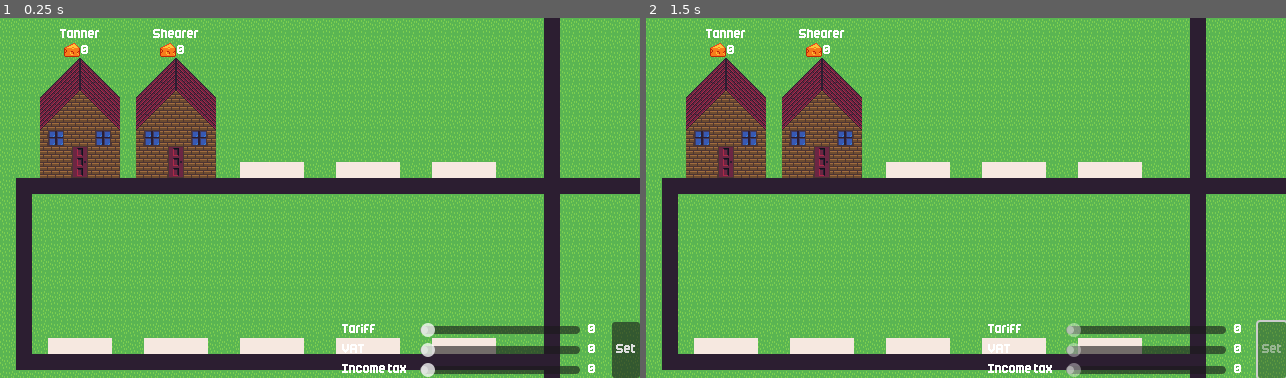
Above: before the commit, frames 1-2 (left to right).
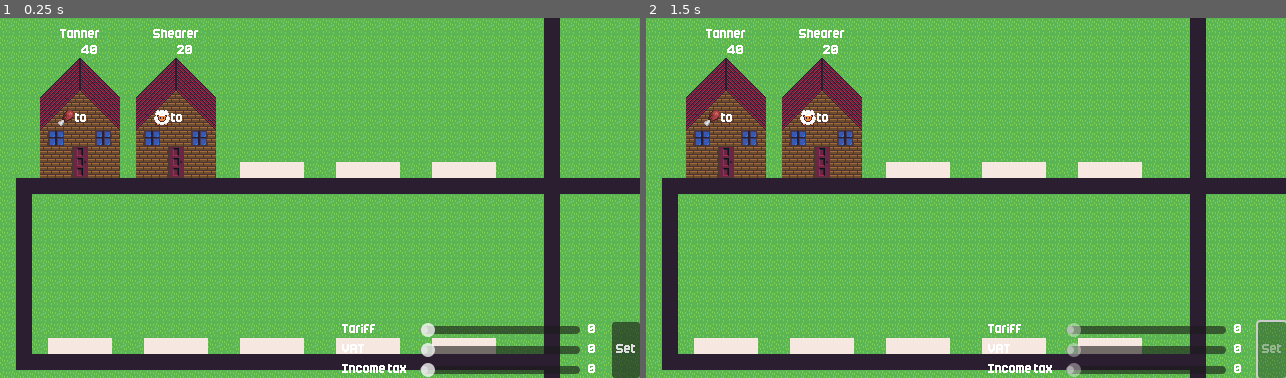
Above: after the commit, the same moments.

Repository: shlomiatia/LD58
Game: Godot game, scene res://Levels/Main.tscn
Same seed, same stepped clock (60 frames per second), same inputs: the game is played once before the commit and once after it.
Inputs:
- Up to frame 1 (0.25 s): no input
- Up to frame 2 (1.5 s): click "Set" at 0.5 s; tap Enter at 1.25 s

The runs differ from the first frame. In frame 1, 0.4% of the frame differs, in the area x 9-30%, y 6-30%; in frame 2, 0.4%.

Commit message:
checkpoint

Diff:
--- a/Entities/Building/Building.tscn
+++ b/Entities/Building/Building.tscn
@@ -26,5 +26,5 @@
 text = "Sheep farm"
 horizontal_alignment = 1
 
-[node name="ResourceLabel" parent="." instance=ExtResource("5_cachm")]
+[node name="ResourcePrice" parent="." instance=ExtResource("5_cachm")]
 position = Vector2(-8, -128)
--- a/Entities/Building/building.gd
+++ b/Entities/Building/building.gd
@@ -1,15 +1,32 @@
 class_name Building extends Node2D
 
-@export var building: BuildingData:
+@export var building_name: String:
     set(value):
-        building = value
-        _update_label()
+        building_name = value
+        _update_building()
+
+var building_data: BuildingData
 
 @onready var label = $Label
+@onready var conversion = $Conversion
+@onready var resource_price = $ResourcePrice
 
 func _ready() -> void:
-    _update_label()
+    _update_building()
 
-func _update_label() -> void:
-    if building and is_node_ready():
-        label.text = building.building_name
+func _update_building() -> void:
+    if building_name && is_node_ready():
+        building_data = BuildingData.get_building(building_name)
+        if building_data:
+            label.text = building_data.building_name
+
+            if building_data.input:
+                conversion.input_resource_name = building_data.input.resource_name
+                conversion.output_resource_name = building_data.output.resource_name
+                conversion.visible = true
+            else:
+                conversion.visible = false
+
+            if building_data.output:
+                resource_price.resource_name = building_data.output.resource_name
+                resource_price.value = building_data.output.cost
--- a/Entities/Conversion/Conversion.tscn
+++ b/Entities/Conversion/Conversion.tscn
@@ -1,9 +1,11 @@
-[gd_scene load_steps=3 format=3 uid="uid://cvsxe0o3w0am4"]
+[gd_scene load_steps=4 format=3 uid="uid://cvsxe0o3w0am4"]
 
+[ext_resource type="Script" path="res://Entities/Conversion/conversion.gd" id="1_5smhx"]
 [ext_resource type="PackedScene" uid="uid://ddkmdxbjpvb03" path="res://Entities/ResourceIcon/ResourceIcon.tscn" id="1_ckbm3"]
 [ext_resource type="Theme" uid="uid://dk74o3jdyxswq" path="res://Entities/Themes/Label.tres" id="2_lehux"]
 
 [node name="Conversion" type="Node2D"]
+script = ExtResource("1_5smhx")
 
 [node name="Input" parent="." instance=ExtResource("1_ckbm3")]
 
--- /dev/null
+++ b/Entities/Conversion/conversion.gd
@@ -0,0 +1,31 @@
+class_name Conversion extends Node2D
+
+@export var input_resource_name: String:
+	set(value):
+		input_resource_name = value
+		_update_input()
+
+@export var output_resource_name: String:
+	set(value):
+		output_resource_name = value
+		_update_output()
+
+var input_resource: ResourceData
+var output_resource: ResourceData
+
+@onready var input_icon = $Input
+@onready var output_icon = $Output
+
+func _ready() -> void:
+	_update_input()
+	_update_output()
+
+func _update_input() -> void:
+	if input_resource_name && is_node_ready():
+		input_resource = ResourceData.get_resource(input_resource_name)
+		input_icon.resource_name = input_resource_name
+
+func _update_output() -> void:
+	if output_resource_name && is_node_ready():
+		output_resource = ResourceData.get_resource(output_resource_name)
+		output_icon.resource_name = output_resource_name
--- a/Entities/ResourceIcon/resource_icon.gd
+++ b/Entities/ResourceIcon/resource_icon.gd
@@ -1 +1,16 @@
-extends Sprite2D
+class_name ResourceIcon extends Sprite2D
+
+@export var resource_name: String:
+	set(value):
+		resource_name = value
+		_update_resource()
+
+var resource_data: ResourceData
+
+func _ready() -> void:
+	_update_resource()
+
+func _update_resource() -> void:
+	if resource_name && is_node_ready():
+		resource_data = ResourceData.get_resource(resource_name)
+		texture = load("res://Textures/" + resource_data.resource_name.to_lower() + ".png")
--- a/Entities/ResourceLabel/resource_label.gd
+++ b/Entities/ResourceLabel/resource_label.gd
@@ -1,11 +1,29 @@
 class_name ResourceLabel extends Node2D
 
+@export var resource_name: String:
+	set(v):
+		resource_name = v
+		_update_resource()
 
-# Called when the node enters the scene tree for the first time.
+@export var value: int = 0:
+	set(v):
+		value = v
+		_update_label()
+
+var resource_data: ResourceData
+
+@onready var resource_icon = $ResourceIcon
+@onready var label = $Label
+
 func _ready() -> void:
-    pass # Replace with function body.
+	_update_resource()
+	_update_label()
 
+func _update_resource() -> void:
+	if resource_name && is_node_ready():
+		resource_data = ResourceData.get_resource(resource_name)
+		resource_icon.resource_name = resource_name
 
-# Called every frame. 'delta' is the elapsed time since the previous frame.
-func _process(delta: float) -> void:
-    pass
+func _update_label() -> void:
+	if is_node_ready():
+		label.text = str(value)
--- a/Entities/Tax/tax.gd
+++ b/Entities/Tax/tax.gd
@@ -1,24 +1,28 @@
 class_name Tax extends HBoxContainer
 
-@export var tax_data: TaxData:
-    set(value):
-        tax_data = value
-        _update_name()
+@export var tax_name: String:
+	set(value):
+		tax_name = value
+		_update_name()
+
+var tax_data: TaxData
 
 @onready var name_label = $Name
 @onready var value_label = $Value
 @onready var slider = $HSlider
 
 func _ready() -> void:
-    _update_name()
-    slider.value_changed.connect(_on_slider_changed)
-    _on_slider_changed(slider.value)
+	_update_name()
+	slider.value_changed.connect(_on_slider_changed)
+	_on_slider_changed(slider.value)
 
 func _update_name() -> void:
-    if tax_data and is_node_ready():
-        name_label.text = tax_data.tax_name
+	if tax_name and is_node_ready():
+		tax_data = TaxData.get_tax(tax_name)
+		if tax_data:
+			name_label.text = tax_data.tax_name
 
 func _on_slider_changed(value: float) -> void:
-    value_label.text = str(int(value))
-    if tax_data:
-        tax_data.value = value
+	value_label.text = str(int(value))
+	if tax_data:
+		tax_data.value = value
--- a/Entities/Taxes/taxes.gd
+++ b/Entities/Taxes/taxes.gd
@@ -9,10 +9,9 @@
 @onready var vbox = $VBoxContainer
 
 func _ready() -> void:
-    var all_taxes = TaxData.get_all_taxes()
-    tariff_tax.tax_data = all_taxes[0]
-    vat_tax.tax_data = all_taxes[1]
-    income_tax.tax_data = all_taxes[2]
+    tariff_tax.tax_name = "Tariff"
+    vat_tax.tax_name = "VAT"
+    income_tax.tax_name = "Income tax"
 
     set_button.pressed.connect(_on_set_button_pressed)
 
--- a/Levels/main.gd
+++ b/Levels/main.gd
@@ -2,8 +2,8 @@
 
 const BUILDING_SCENE := preload("res://Entities/Building/Building.tscn")
 const SLOT_POSITIONS := [
-	Vector2(80, 160), Vector2(176, 160), Vector2(272, 160), Vector2(368, 160), Vector2(464, 160),
-	Vector2(80, 336), Vector2(176, 336), Vector2(272, 336), Vector2(368, 336), Vector2(464, 336)
+    Vector2(80, 160), Vector2(176, 160), Vector2(272, 160), Vector2(368, 160), Vector2(464, 160),
+    Vector2(80, 336), Vector2(176, 336), Vector2(272, 336), Vector2(368, 336), Vector2(464, 336)
 ]
 
 @onready var taxes = $CanvasLayer/Taxes
@@ -25,6 +25,6 @@
 
 func place_building(building_data: BuildingData, slot_index: int) -> void:
     var building_instance = BUILDING_SCENE.instantiate()
-    building_instance.building = building_data
+    building_instance.building_name = building_data.building_name
     building_instance.position = SLOT_POSITIONS[slot_index]
     add_child(building_instance)
--- a/Scripts/building_data.gd
+++ b/Scripts/building_data.gd
@@ -1,4 +1,4 @@
-class_name BuildingData extends Node
+class_name BuildingData
 
 var building_name: String
 var input: ResourceData
@@ -6,6 +6,7 @@
 var tags: Array[ResourceData]
 
 static var _buildings: Array[BuildingData] = []
+static var _building_map: Dictionary = {}
 
 func _init(p_name: String, p_input: ResourceData, p_output: ResourceData, p_tags: Array[ResourceData]):
 	building_name = p_name
@@ -34,4 +35,11 @@
 			BuildingData.new("Tanner", meat, clothes, [sheep, meat, drink]),
 			BuildingData.new("Milkmaid", milk, drink, [sheep, milk, drink])
 		]
+		for building in _buildings:
+			_building_map[building.building_name.to_lower()] = building
 	return _buildings
+
+static func get_building(name: String) -> BuildingData:
+	if _buildings.is_empty():
+		get_all_buildings()
+	return _building_map.get(name.to_lower())
--- a/Scripts/resource_data.gd
+++ b/Scripts/resource_data.gd
@@ -1,5 +1,3 @@
-extends Node
-
 class_name ResourceData
 
 var resource_name: String
--- a/Scripts/tax_data.gd
+++ b/Scripts/tax_data.gd
@@ -1,11 +1,10 @@
-extends Node
-
 class_name TaxData
 
 var tax_name: String
 var value: float
 
 static var _taxes: Array[TaxData] = []
+static var _tax_map: Dictionary = {}
 
 func _init(p_name: String, p_value: float = 0.0):
 	tax_name = p_name
@@ -18,4 +17,11 @@
 			TaxData.new("VAT"),
 			TaxData.new("Income tax")
 		]
+		for tax in _taxes:
+			_tax_map[tax.tax_name.to_lower()] = tax
 	return _taxes
+
+static func get_tax(name: String) -> TaxData:
+	if _taxes.is_empty():
+		get_all_taxes()
+	return _tax_map.get(name.to_lower())
Binary file added: Textures/sheep.png
Not shown, added: Textures/sheep.png.import
